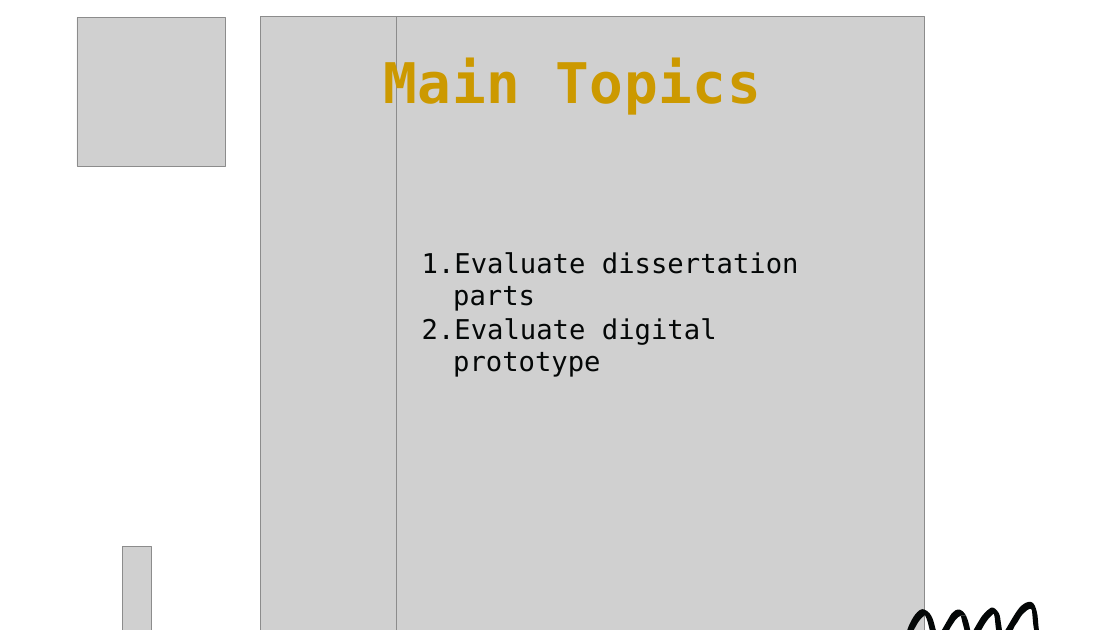
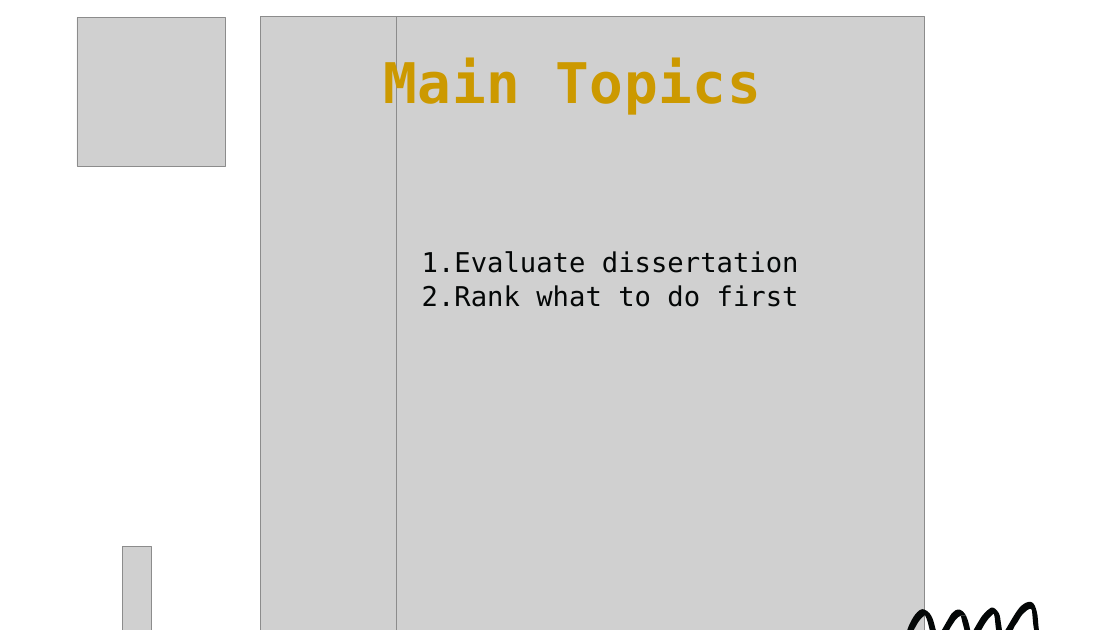
Before and after one commit to andrewwu531/final_year_dissertation, a slide deck: slide 3 of Documentations/Supervisor Meeting PowerPoints/13._Supervisor_Meeting_12Feb21.pptx. Drawn at 1120x630 pixels with LibreOffice and Linux fonts; fonts in the diff are those of the drawing; grey boxes stand for pictures. Boxes give left, top, right and bottom in pixels: in the first picture for what was removed or moved away, otherwise in the second. Text is boxed around its words. In the diff, an @@ line names an element or a change of style, - is before the commit and + after.

Commit message:
dissertation

```diff
--- a/Documentations/Supervisor Meeting PowerPoints/13._Supervisor_Meeting_12Feb21.pptx
+++ b/Documentations/Supervisor Meeting PowerPoints/13._Supervisor_Meeting_12Feb21.pptx
@@ text at [422, 251, 799, 307]: text changed @@
-1. Evaluate dissertation parts
-2. Evaluate digital prototype
+1. Evaluate dissertation
+2. Rank what to do first
```
Also in this commit, not shown: 1 other slide changed, 1 slide added, 1 slide removed, 2 other files.
